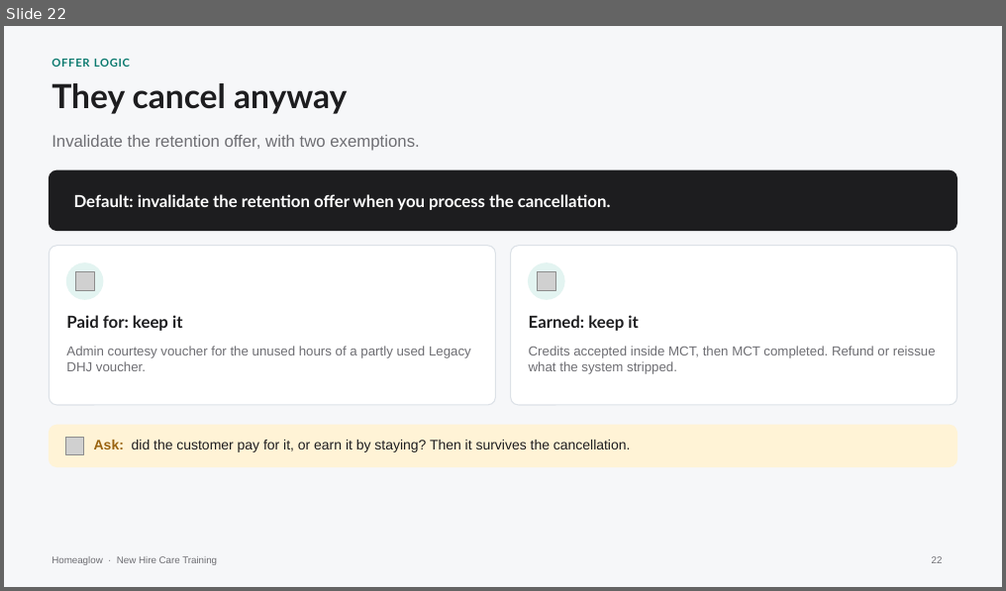
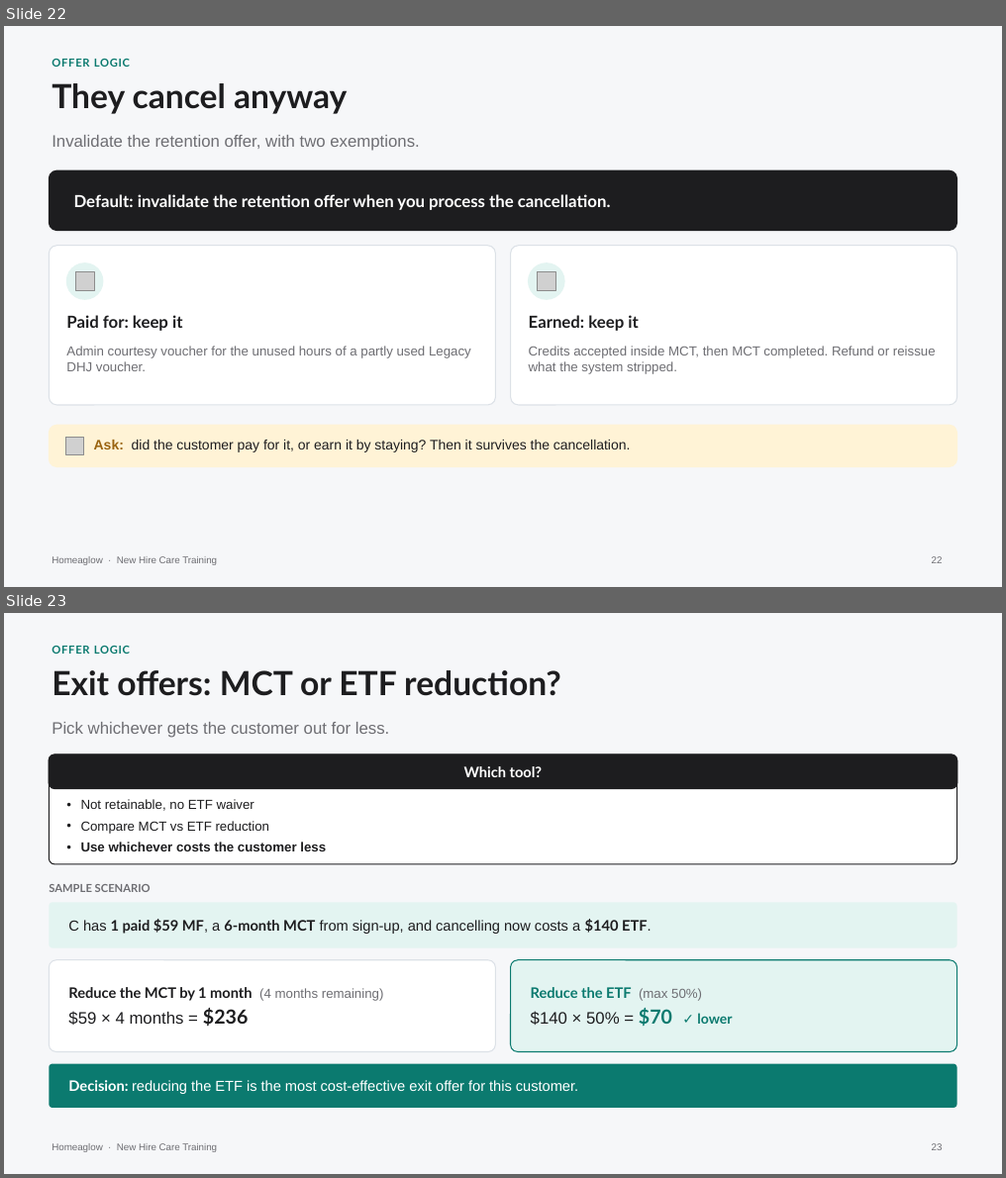
Before and after one commit to anjulimichelle/training, a slide deck: retention-membership-cancellation/retention-membership-cancellation.pptx. Shown one above the other, each under a label of ours: slide 22 before the commit, slides 22 and 23 after it. The pictures are 1006x591 and 1006x1178 pixels, drawn with LibreOffice and Linux fonts; fonts in the diff are those of the drawing; grey boxes stand for pictures. Boxes give left, top, right and bottom in pixels: in the first picture for what was removed or moved away, otherwise in the second. Text is boxed around its words. In the diff, an @@ line names an element or a change of style, - is before the commit and + after.

```diff
--- a/retention-membership-cancellation/retention-membership-cancellation.pptx
+++ b/retention-membership-cancellation/retention-membership-cancellation.pptx
@@ slide 23 added at (4,613,1002,1174), background #F6F7F9; not listed: 1 template element that a slide beside it also shows @@
@@ text added at (52,646,130,654), 8 pt, text #0B7A6F, bold @@
+OFFER LOGIC
@@ text added at (52,670,561,696), 24 pt, text #1D1D1F, bold @@
+Exit offers: MCT or ETF reduction?
@@ text added at (52,722,389,738), 12 pt, text #6E6E73 @@
+Pick whichever gets the customer out for less.
@@ rounded rectangle added at (49,755,957,864), fill #FFFFFF, outline #1D1D1F 0.75 pt @@
@@ rounded rectangle added at (49,755,957,788), fill #1D1D1F, outline #1D1D1F 1 pt, 10.5 pt, text #FFFFFF, bold @@
+Which tool?
@@ text added at (81,799,326,852), 9.5 pt, text #1D1D1F @@
+• Not retainable, no ETF waiver
+• Compare MCT vs ETF reduction
+• Use whichever costs the customer less
@@ text added at (49,884,151,892), 8 pt, text #6E6E73, bold @@
+SAMPLE SCENARIO
@@ rounded rectangle added at (49,902,957,949), fill #E3F4F1 @@
@@ text added at (68,919,651,934), 10.5 pt, text #1D1D1F @@
+C has 1 paid $59 MF, a 6-month MCT from sign-up, and cancelling now costs a $140 ETF.
@@ rounded rectangle added at (49,960,495,1053), fill #FFFFFF, outline #DCE1E7 0.75 pt @@
@@ rounded rectangle added at (511,960,957,1053), fill #E3F4F1, outline #0B7A6F 0.75 pt @@
@@ text added at (68,987,384,1026), 10.5 pt, text #1D1D1F @@
+Reduce the MCT by 1 month (4 months remaining)
+$59 × 4 months = $236
@@ text added at (531,987,732,1026), 10.5 pt, text #0B7A6F, bold @@
+Reduce the ETF (max 50%)
+$140 × 50% = $70 ✓ lower
@@ rounded rectangle added at (49,1064,957,1108), fill #0B7A6F @@
@@ text added at (68,1080,578,1094), 10.5 pt, text #FFFFFF @@
+Decision: reducing the ETF is the most cost-effective exit offer for this customer.
@@ page number added at (932,1144,943,1151), 7 pt, text #6E6E73 @@
+23
```
Also in this commit, not shown: 1 slide changed, 1 other file.
